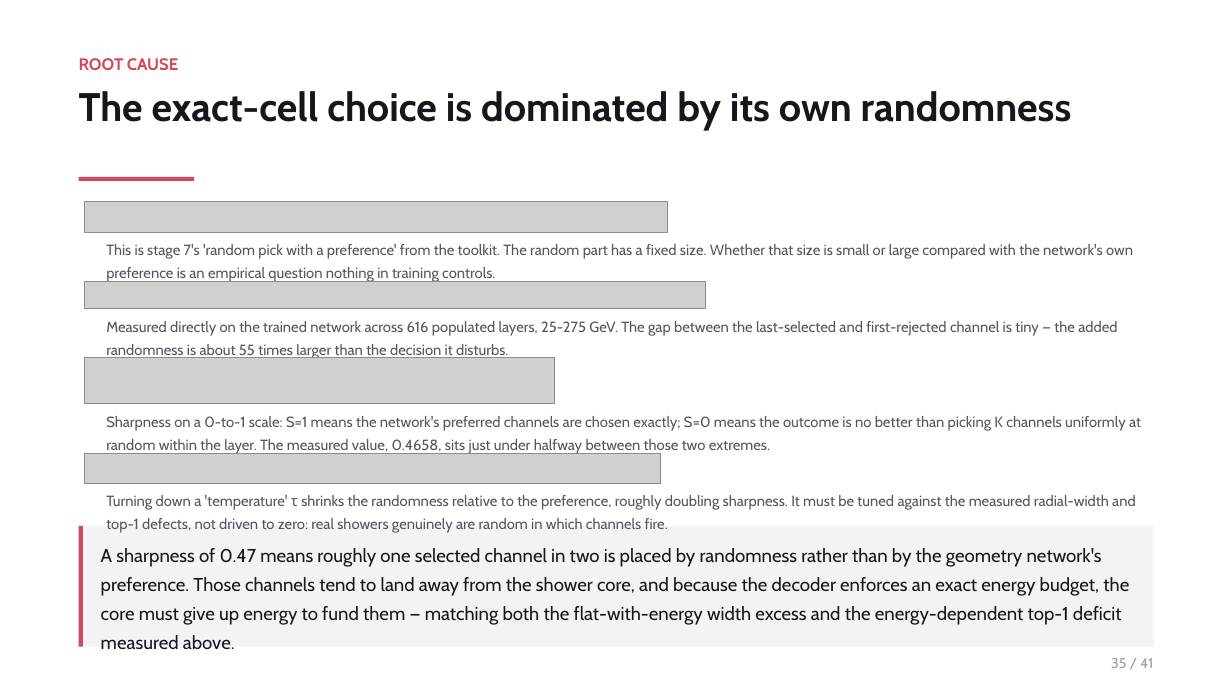
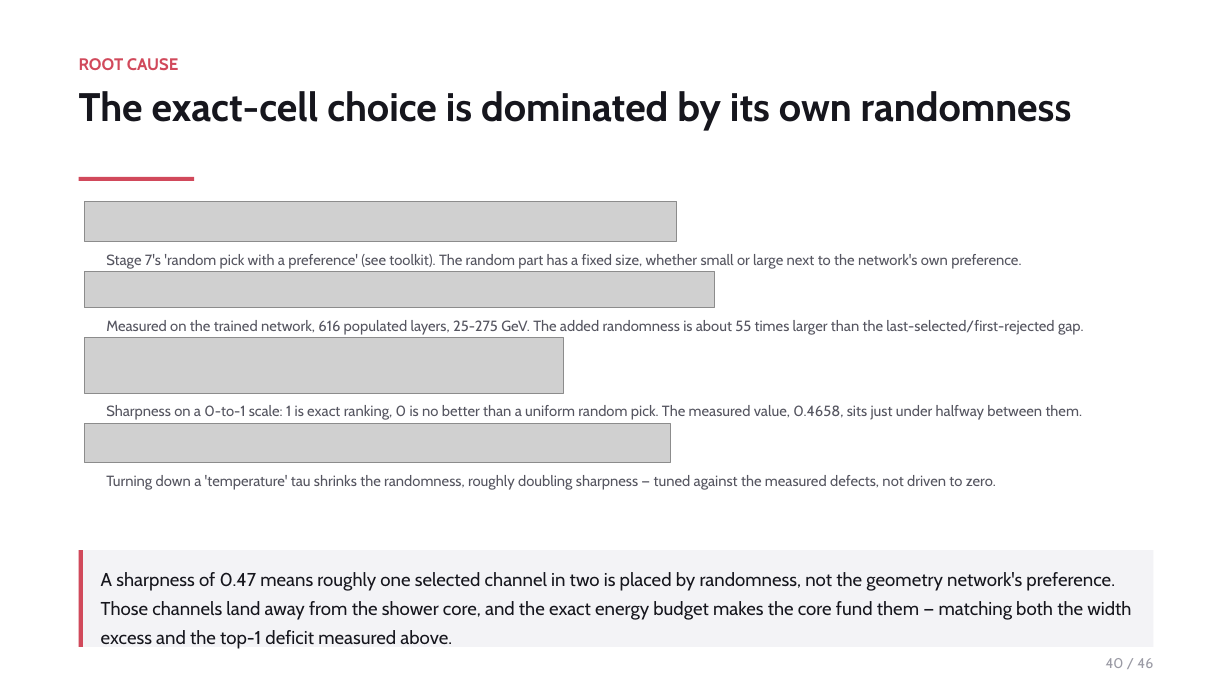
Before and after one commit to JulianAttemptsCoding/Fast-MC-CBSC, a slide deck: slide 40 of exhibition/c2st_20260728/CBSC_ZDC_FastMC_overview.pptx (slide 35 before the commit). Drawn at 1232x693 pixels with LibreOffice and Linux fonts; fonts in the diff are those of the drawing; grey boxes stand for pictures. Boxes give left, top, right and bottom in pixels: in the first picture for what was removed or moved away, otherwise in the second. Text is boxed around its words. In the diff, an @@ line names an element or a change of style, - is before the commit and + after.

```diff
--- a/exhibition/c2st_20260728/CBSC_ZDC_FastMC_overview.pptx
+++ b/exhibition/c2st_20260728/CBSC_ZDC_FastMC_overview.pptx
@@ picture: place and size @@
-picture at box(84, 201, 668, 233)
+picture at box(84, 201, 677, 242)
@@ text at box(106, 254, 1021, 269): text changed @@
-This is stage 7's 'random pick with a preference' from the toolkit. The random part has a fixed size. Whether that size is small or large compared with the network's own preference is an empirical question nothing in training controls.
+Stage 7's 'random pick with a preference' (see toolkit). The random part has a fixed size, whether small or large next to the network's own preference.
@@ picture: place and size @@
-picture at box(84, 282, 705, 309)
+picture at box(84, 272, 714, 308)
@@ text at box(106, 320, 1084, 335): text changed @@
-Measured directly on the trained network across 616 populated layers, 25-275 GeV. The gap between the last-selected and first-rejected channel is tiny — the added randomness is about 55 times larger than the decision it disturbs.
+Measured on the trained network, 616 populated layers, 25-275 GeV. The added randomness is about 55 times larger than the last-selected/first-rejected gap.
@@ picture: place and size @@
-picture at box(84, 358, 555, 404)
+picture at box(84, 338, 564, 394)
@@ text at box(106, 405, 1083, 420): text changed @@
-Sharpness on a 0-to-1 scale: S=1 means the network's preferred channels are chosen exactly; S=0 means the outcome is no better than picking K channels uniformly at random within the layer. The measured value, 0.4658, sits just under halfway between those two extremes.
+Sharpness on a 0-to-1 scale: 1 is exact ranking, 0 is no better than a uniform random pick. The measured value, 0.4658, sits just under halfway between them.
@@ picture added at box(84, 423, 670, 462) @@
@@ picture removed at box(84, 453, 661, 482) @@
@@ text at box(106, 475, 996, 490): text changed @@
-Turning down a 'temperature' τ shrinks the randomness relative to the preference, roughly doubling sharpness. It must be tuned against the measured radial-width and top-1 defects, not driven to zero: real showers genuinely are random in which channels fire.
+Turning down a 'temperature' tau shrinks the randomness, roughly doubling sharpness — tuned against the measured defects, not driven to zero.
@@ rectangle: place and size @@
-rectangle at box(79, 526, 1153, 647)
+rectangle at box(79, 550, 1153, 647)
@@ rectangle: place and size @@
-rectangle at box(79, 526, 83, 647)
+rectangle at box(79, 550, 83, 647)
@@ text at box(101, 572, 1131, 649): text changed @@
-A sharpness of 0.47 means roughly one selected channel in two is placed by randomness rather than by the geometry network's preference. Those channels tend to land away from the shower core, and because the decoder enforces an exact energy budget, the core must give up energy to fund them — matching both the flat-with-energy width excess and the energy-dependent top-1 deficit measured above.
+A sharpness of 0.47 means roughly one selected channel in two is placed by randomness, not the geometry network's preference. Those channels land away from the shower core, and the exact energy budget makes the core fund them — matching both the width excess and the top-1 deficit measured above.
@@ text at box(1106, 658, 1153, 668): text changed @@
-35 / 41
+40 / 46
```
Also in this commit, not shown: 31 other slides changed, 14 slides added, 9 slides removed, 22 other files.
